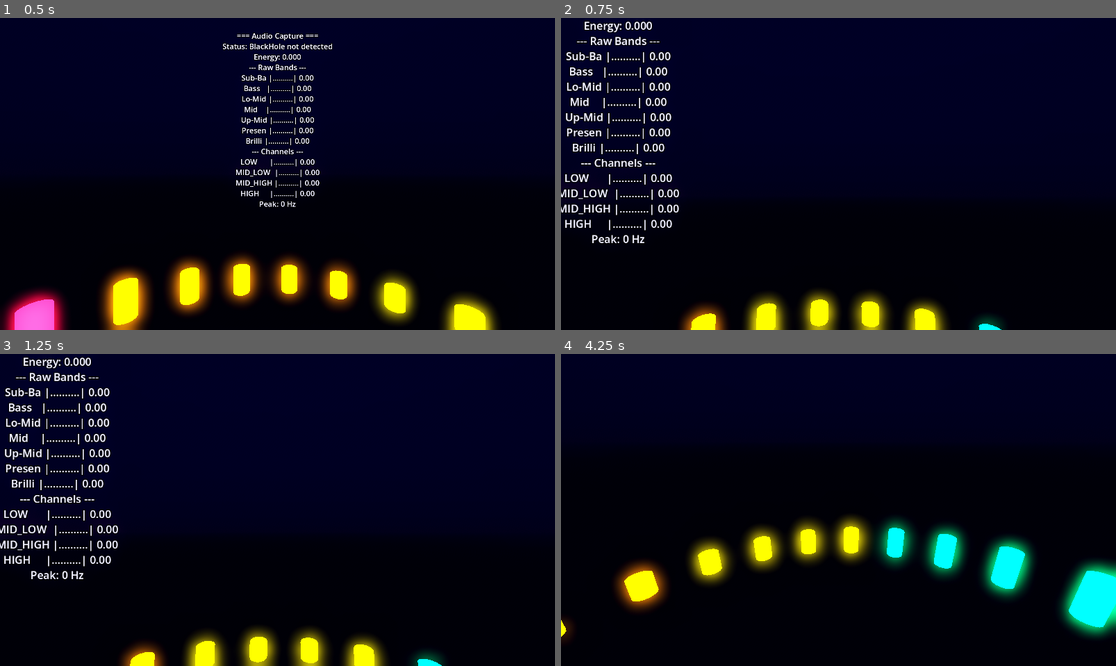
Above: before the commit, frames 1-4 (two rows, left to right).
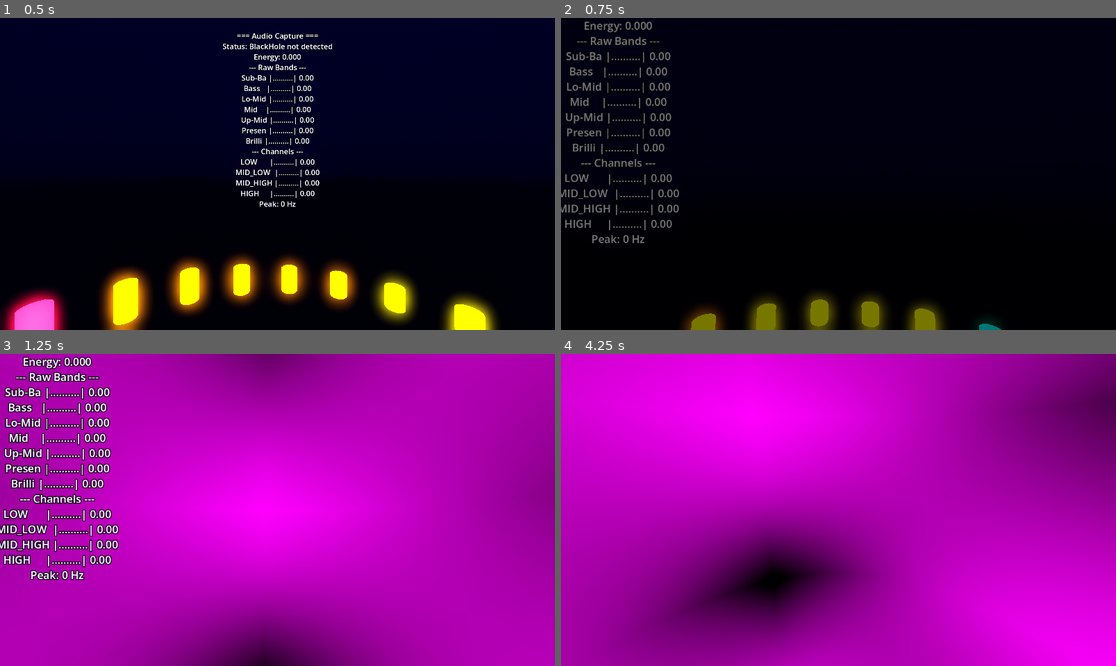
Above: after the commit, the same moments.

Repository: kquizz/vr-visualizer
Game: Godot game, scene res://scenes/main.tscn
Same seed, same stepped clock (60 frames per second), same inputs: the game is played once before the commit and once after it.
Inputs (mouse positions are in pixels of both pictures, inside the frame that each line leads up to):
- Up to frame 1 (0.5 s): no input
- Up to frame 2 (0.75 s): tap Enter at 0.5 s; move the mouse to (960, 158) at 0.52 s; tap Tab at 0.6 s
- Up to frame 3 (1.25 s): no input
- Up to frame 4 (4.25 s): move the mouse to (727, 525) at 1.27 s; tap Tab every 0.75 s from 1.35 to 3.6 s; move the mouse to (894, 441) at 2.02 s; move the mouse to (810, 572) at 2.77 s; move the mouse to (1005, 556) at 3.52 s

Frame 1 is identical in both runs. In frame 2, 5.4% of the frame differs, in the area x 0-80%, y 0-100%; in frame 3, 97%; in frame 4, 99%, in the area x 0-100%, y 0-100%.

Commit message:
feat(04-02): wire warp mode into ModeManager with fade transition and TAB toggle
- Register warp mode alongside spectrum_bars in ModeManager._initialize()
- Add fade-to-black transition (0.25s out + 0.25s in) using CanvasLayer overlay
- Add _is_switching guard to prevent double-switches during fade
- Add get_mode_names() for mode cycling
- Add TAB key handler in main.gd to toggle between modes

Diff:
--- a/scripts/autoloads/mode_manager.gd
+++ b/scripts/autoloads/mode_manager.gd
@@ -8,18 +8,29 @@
 var _active_mode: Node = null
 ## Container node where modes are placed (set by main.gd after scene tree ready)
 var _container: Node3D = null
+## Fade overlay for mode transitions
+var _fade_overlay: ColorRect = null
+## Prevents double-switches during fade
+var _is_switching: bool = false
 
 func _ready() -> void:
 	call_deferred("_initialize")
 
 func _initialize() -> void:
 	register_mode("spectrum_bars", "res://scenes/modes/spectrum_bars.tscn")
+	register_mode("warp", "res://scenes/modes/warp.tscn")
 
 func register_mode(mode_name: String, scene_path: String) -> void:
 	_modes[mode_name] = scene_path
 
 func set_container(container: Node3D) -> void:
 	_container = container
+
+func get_mode_names() -> Array[String]:
+	var names: Array[String] = []
+	for key in _modes:
+		names.append(key)
+	return names
 
 func switch_to(mode_name: String) -> void:
 	if not _modes.has(mode_name):
@@ -28,7 +39,50 @@
 	if _container == null:
 		push_error("ModeManager: No container set")
 		return
+	if _is_switching:
+		return
 
+	_is_switching = true
+
+	if _active_mode != null:
+		# Fade transition for mode switch
+		await _fade_switch(mode_name)
+	else:
+		# First load -- instant switch, no fade needed
+		_do_switch(mode_name)
+		_is_switching = false
+
+func _fade_switch(mode_name: String) -> void:
+	# Create full-screen fade overlay
+	var canvas_layer := CanvasLayer.new()
+	canvas_layer.layer = 100
+	get_tree().root.add_child(canvas_layer)
+
+	_fade_overlay = ColorRect.new()
+	_fade_overlay.color = Color.BLACK
+	_fade_overlay.modulate.a = 0.0
+	_fade_overlay.set_anchors_preset(Control.PRESET_FULL_RECT)
+	canvas_layer.add_child(_fade_overlay)
+
+	# Fade to black (0.25s)
+	var tween := create_tween()
+	tween.tween_property(_fade_overlay, "modulate:a", 1.0, 0.25)
+	await tween.finished
+
+	# Swap modes while screen is black
+	_do_switch(mode_name)
+
+	# Fade back in (0.25s)
+	var tween_in := create_tween()
+	tween_in.tween_property(_fade_overlay, "modulate:a", 0.0, 0.25)
+	await tween_in.finished
+
+	# Clean up overlay
+	canvas_layer.queue_free()
+	_fade_overlay = null
+	_is_switching = false
+
+func _do_switch(mode_name: String) -> void:
 	# Remove current mode
 	if _active_mode != null:
 		_container.remove_child(_active_mode)
--- a/scripts/main.gd
+++ b/scripts/main.gd
@@ -28,7 +28,23 @@
 	$VRScene/FallbackCamera3D.current = true
 	print("Flat screen camera active")
 
+func _input(event: InputEvent) -> void:
+	if event is InputEventKey and event.pressed and not event.echo:
+		if event.keycode == KEY_TAB:
+			_toggle_mode()
+
+func _toggle_mode() -> void:
+	var current = ModeManager.get_active_mode_name()
+	var modes = ModeManager.get_mode_names()
+	if modes.size() < 2:
+		return
+	var idx = modes.find(current)
+	var next_idx = (idx + 1) % modes.size()
+	ModeManager.switch_to(modes[next_idx])
+	print("Toggled to mode: %s" % modes[next_idx])
+
 func _setup_mode_manager() -> void:
 	var container := $VRScene/ModeContainer
 	ModeManager.set_container(container)
 	ModeManager.switch_to("spectrum_bars")
+	print("Press TAB to toggle between modes")
